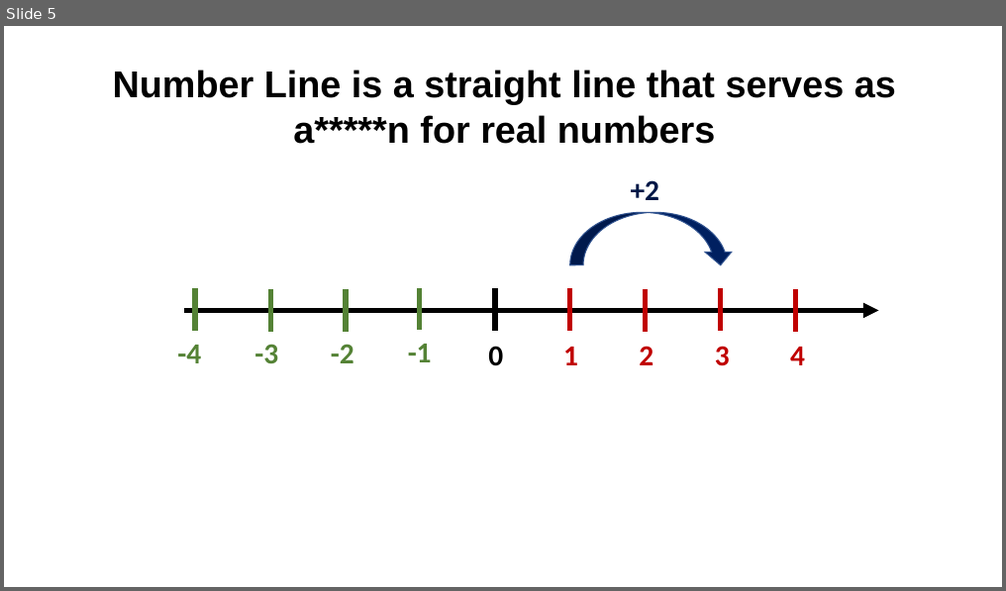
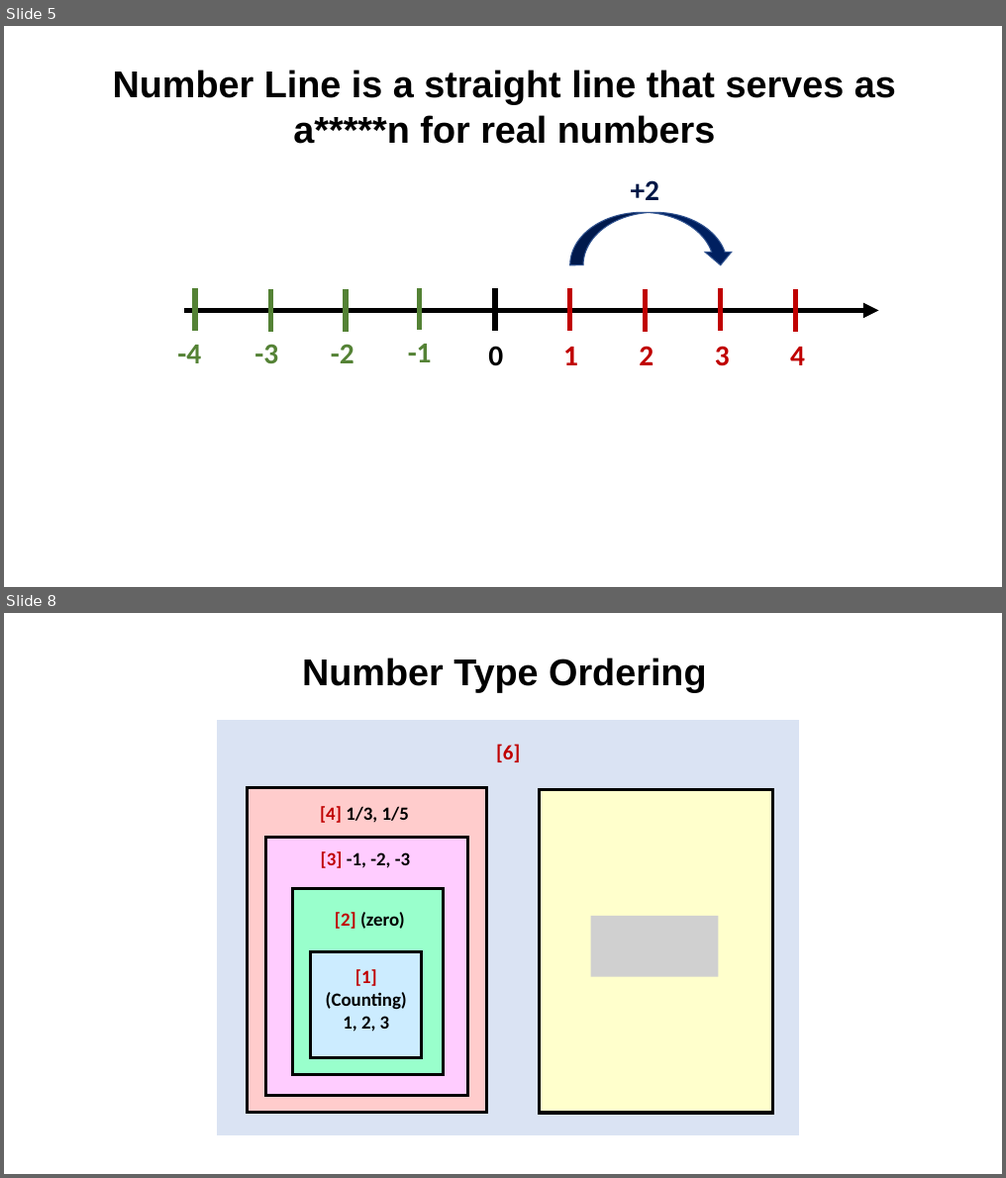
Before and after one commit to valdas1966/myq, a slide deck: Images/Mathematics/Numbers/For Pictures.pptx. Shown one above the other, each under a label of ours: slide 5 before the commit, slides 5 and 8 after it; the slides between them are not shown. The pictures are 1006x591 and 1006x1178 pixels, drawn with LibreOffice and Linux fonts; fonts in the diff are those of the drawing; grey boxes stand for pictures. Boxes give left, top, right and bottom in pixels: in the first picture for what was removed or moved away, otherwise in the second. Text is boxed around its words. In the diff, an @@ line names an element or a change of style, - is before the commit and + after.

```diff
--- a/Images/Mathematics/Numbers/For Pictures.pptx
+++ b/Images/Mathematics/Numbers/For Pictures.pptx
@@ slide 8 added at [4, 613, 1002, 1174], background #FFFFFF @@
@@ text added at [302, 658, 706, 692], 36 pt, text #000000, bold @@
+Number Type Ordering
@@ group added at [217, 719, 801, 1137]: 6 rectangles, 5 texts, 1 picture @@
+[2] (zero)
+[3] -1, -2, -3
+[4] 1/3, 1/5
+[1]
+(Counting)
+1, 2, 3
+[6]
```
Also in this commit, not shown: 2 other slides added, 57 other files.
